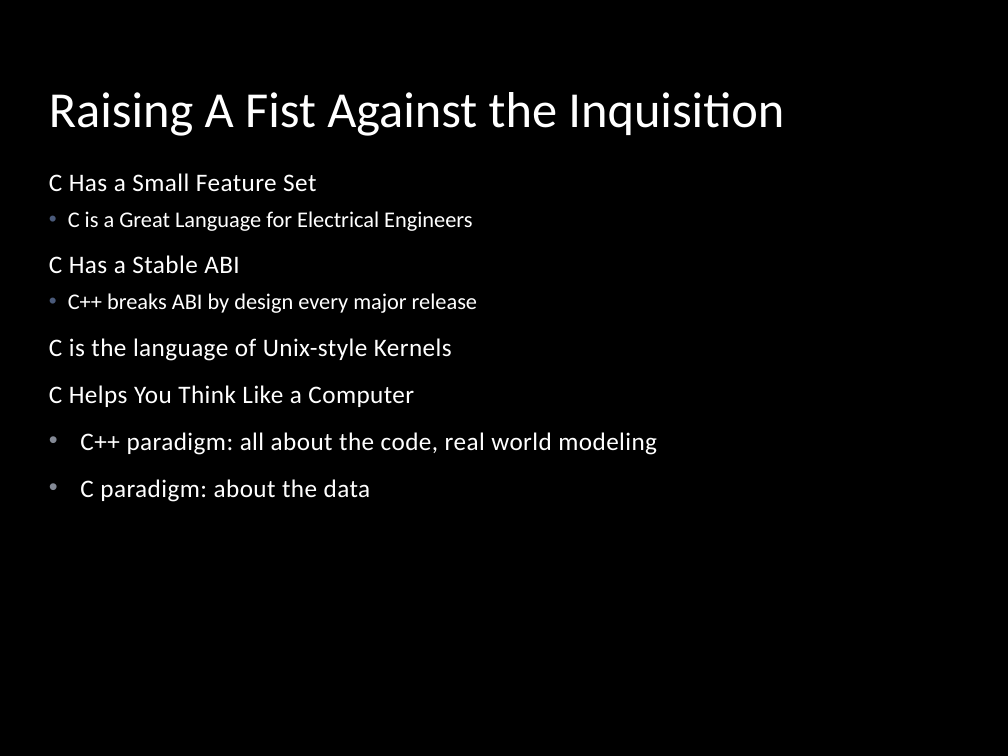
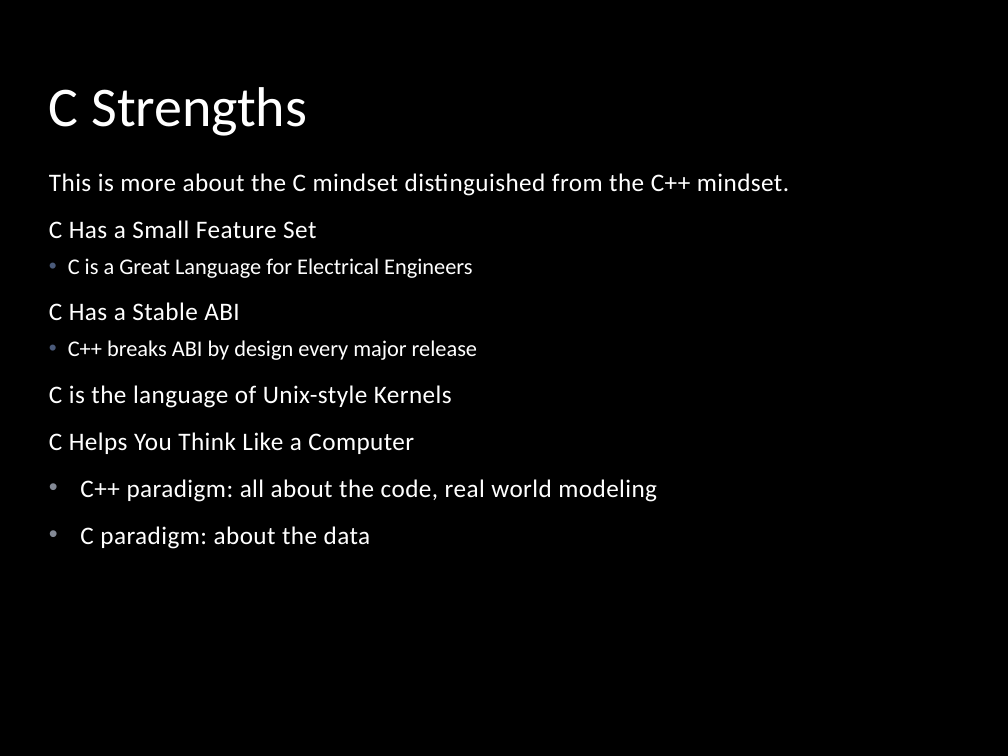
Before and after one commit to stevemac321/whyc, a slide deck: slide 14 of whyc.pptx (slide 3 before the commit). Drawn at 1008x756 pixels with LibreOffice and Linux fonts; fonts in the diff are those of the drawing; background and template pictures are left out. Boxes give left, top, right and bottom in pixels: in the first picture for what was removed or moved away, otherwise in the second. Text is boxed around its words. In the diff, an @@ line names an element or a change of style, - is before the commit and + after.

```diff
--- a/whyc.pptx
+++ b/whyc.pptx
@@ title at (49, 87, 307, 136): text changed; size 36 to 40 pt @@
-Raising A Fist Against the Inquisition
+C Strengths
@@ text at (49, 173, 789, 196): paragraph added @@
+This is more about the C mindset distinguished from the C++ mindset.
```
Also in this commit, not shown: 2 other slides changed, 11 slides added.
